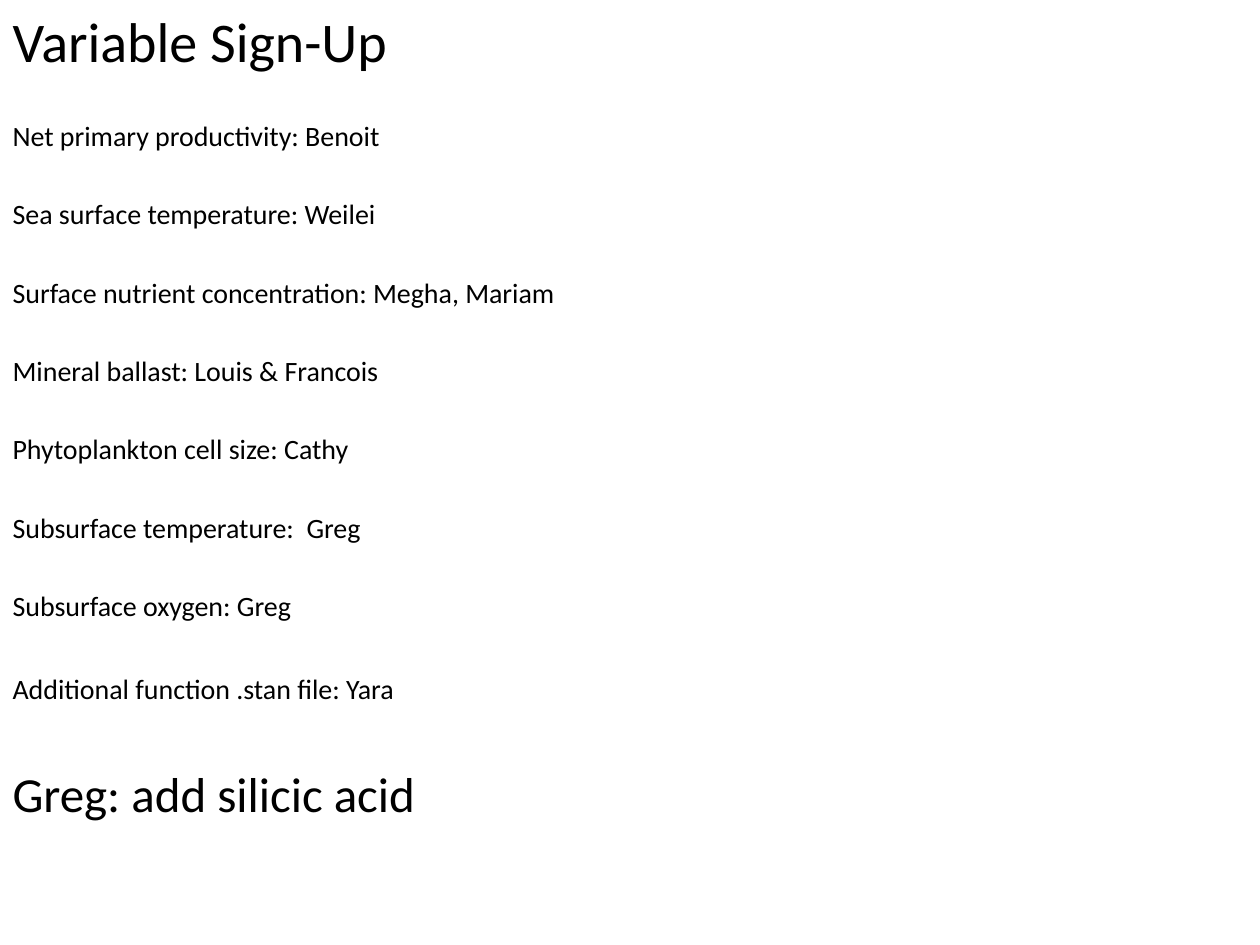
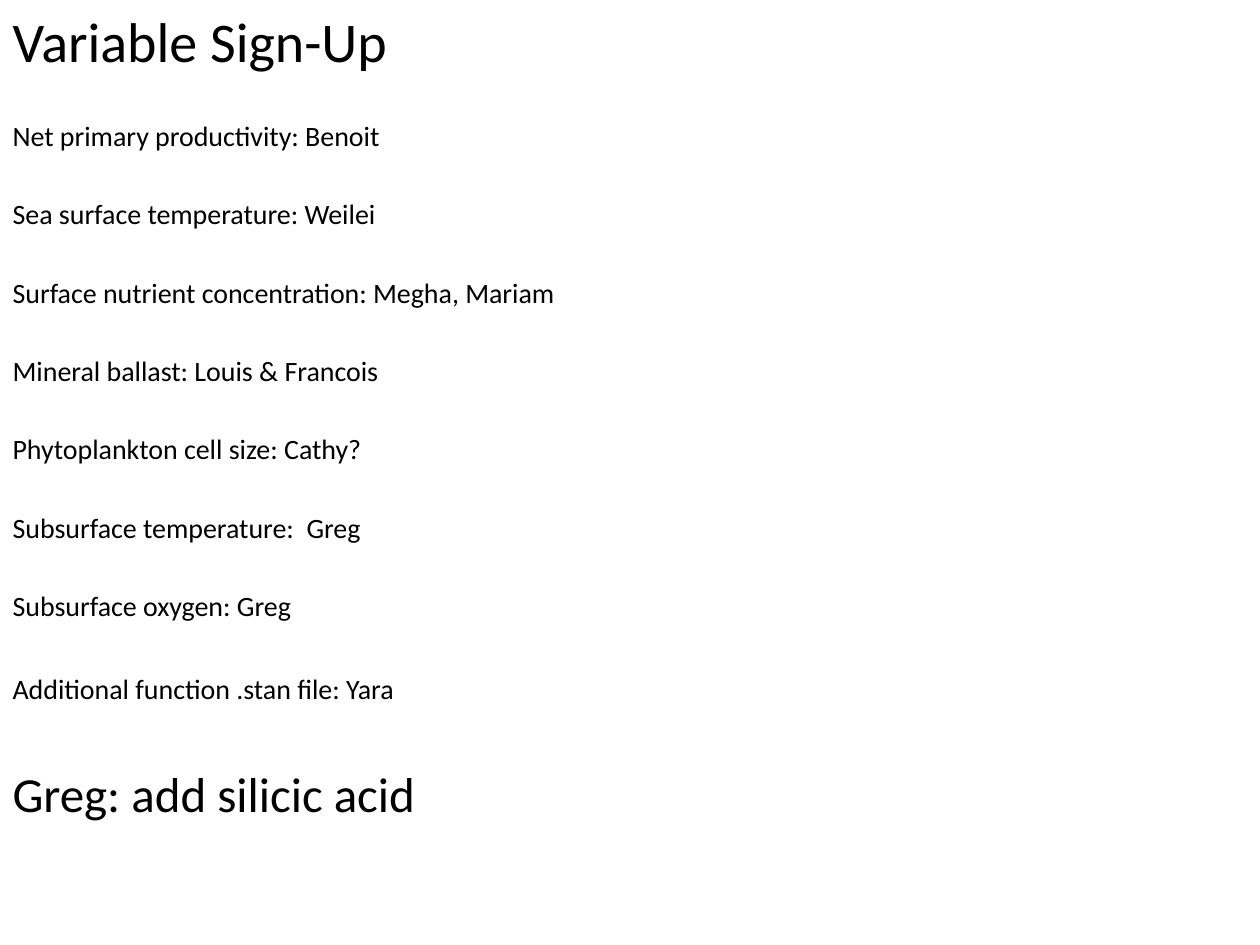
Before and after one commit to yaramohajerani/Probabilistic_Bayesian_Modeling, a slide deck: slide 6 of greg/docs/week_3_third quarter.pptx. Drawn at 1260x945 pixels with LibreOffice and Linux fonts; fonts in the diff are those of the drawing. Boxes give left, top, right and bottom in pixels: in the first picture for what was removed or moved away, otherwise in the second. Text is boxed around its words. In the diff, an @@ line names an element or a change of style, - is before the commit and + after.

```diff
--- a/greg/docs/week_3_third quarter.pptx
+++ b/greg/docs/week_3_third quarter.pptx
@@ text at [13,439,361,464]: text changed @@
-  Phytoplankton cell size: Cathy
+  Phytoplankton cell size: Cathy?
```
Also in this commit, not shown: 36 other files.
